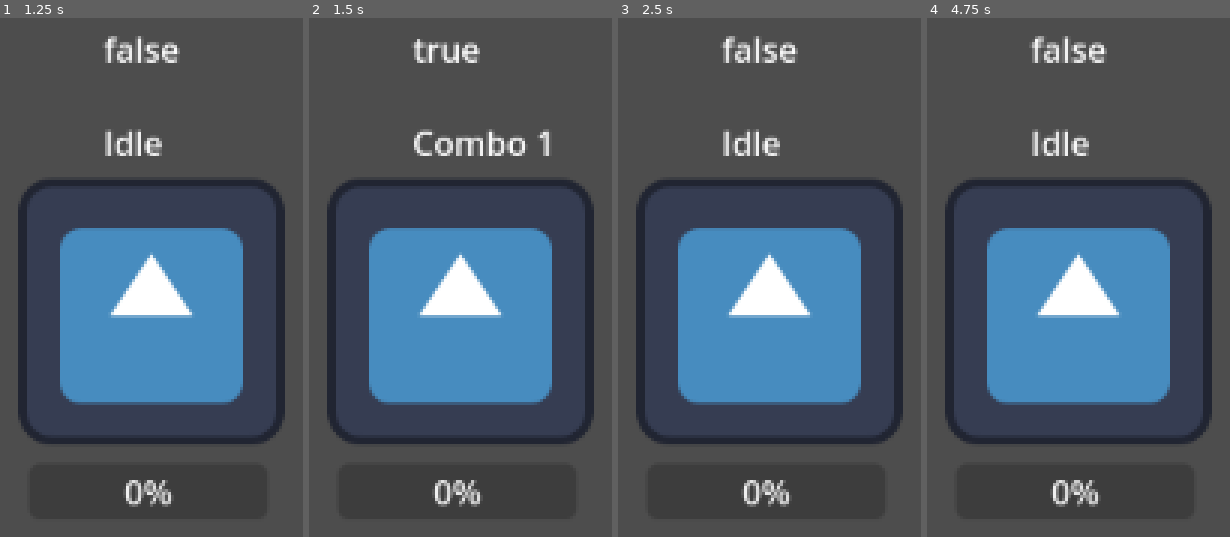
Above: before the commit, frames 1-4 (left to right).
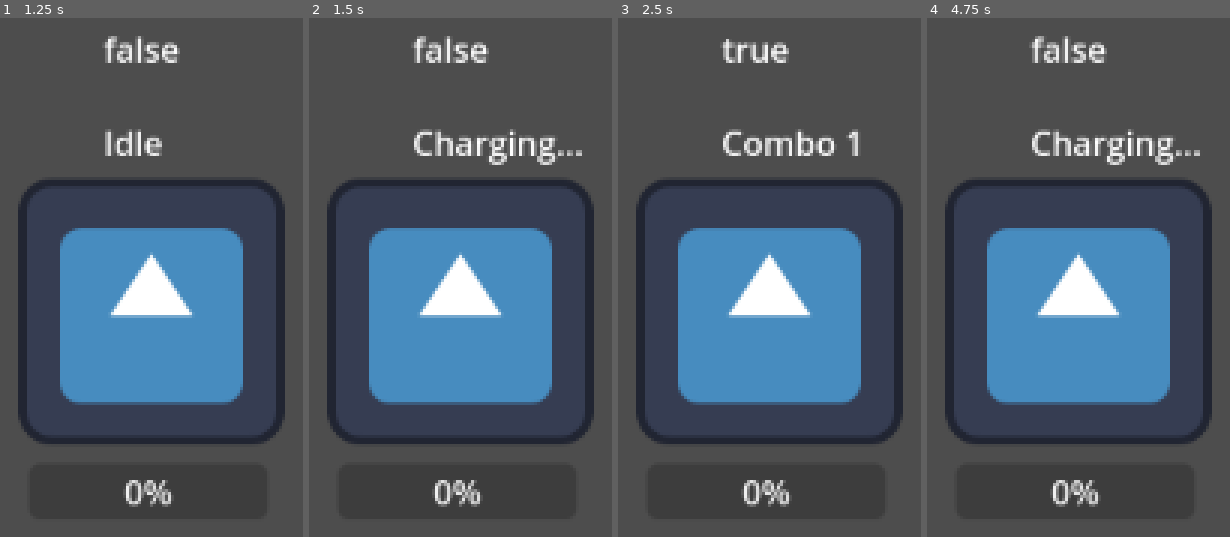
Above: after the commit, the same moments.

Repository: madsonmms/combo-and-charge
Game: Godot game, scene res://player.tscn
Two runs of this game, one before a commit and one after it. Both use one fixed random seed, a clock stepped at 60 frames per second and the inputs below. The engine's default icon, where the game draws it, is replaced by a stand-in: a white triangle on a blue panel in a dark square.
Inputs:
- Up to frame 1 (1.25 s): tap Enter at 0.5 s
- Up to frame 2 (1.5 s): tap Space at 1.25 s; hold Down (ui_down) from 1.28 s (still down)
- Up to frame 3 (2.5 s): tap Enter at 2 s; release Down (ui_down) at 2.03 s
- Up to frame 4 (4.75 s): tap Space at 2.75, 4.25 s; tap Enter at 3.5 s; hold Down (ui_down) from 3.53 s (still down)

Frame 1 is identical in both runs. In frame 2, 2.0% of the frame differs, in the area x 34-91%, y 3-29%; in frame 3, 1.9%; in frame 4, 1.4%.

Commit message:
Now it's possible to charge and release attack from each combo step

Diff:
--- a/attack_component.gd
+++ b/attack_component.gd
@@ -3,52 +3,57 @@
 
 #signal Next_Combo
 signal Combo_Finished
-signal Charge_Attack_Ready
-signal Hold_Charge
 
 @export var combo_timer : Timer
 @export var charge_timer : Timer
 @export var hold_timer: Timer
+@export var hold_threshold : float = 3
 
 var current_combo_step : int = 0
 var attacking : bool = false
+var is_holding: bool = false
 var is_charging : bool = false
 var charge_ready : bool = false
 
 func _ready() -> void:
-	hold_timer.timeout.connect(_on_holding_button)
+	hold_timer.timeout.connect(_on_hold_timeout)
 	combo_timer.timeout.connect(_on_combo_timeout)
 
+func _process(_delta: float) -> void:
+	pass
+
 func combo_handler() -> void:
-	hold_timer.start()
-
-	if current_combo_step == 0:
-		start_attack()
+	#if current_combo_step == 0:
+	is_holding = true
+	hold_timer.start(hold_threshold)
 	#elif hold_timer.is_stopped():
 		#start_charge()
-	else:
-		try_next_combo()
+
+func release_attack() -> void:
+	if is_holding:
+		if hold_timer.time_left > 0:
+			is_holding = false
+			if current_combo_step == 0:
+				start_attack()
+			else:
+				try_next_combo()
+		else:
+			start_charge_attack()
+
+
+func start_charge_attack() -> void:
+	hold_timer.stop()
+	print_debug("Charge release!")
+
 
 #Inicializa o ataque e o timer
 func start_attack() -> void:
+	hold_timer.stop()
+	is_holding = false
+	charge_ready = false
 	attacking = true
 	current_combo_step += 1
 	combo_timer.start()
-#
-#func start_charge() -> void:
-	#is_charging = true
-	#charge_timer.start()
-
-#func update_charge() -> void:
-	#if is_charging:
-		#charge_timer.timeout.connect(_charge_ready)
-	#else:
-		#start_attack()
-#
-#func _charge_ready():
-	#if is_charging:
-		#charge_ready = true
-		#Charge_Attack_Ready.emit()
 
 func try_next_combo() -> bool:
 
@@ -72,5 +77,8 @@
 	current_combo_step = 0
 	Combo_Finished.emit()
 
-func _on_holding_button() -> void:
-	hold_timer.start()
+
+func _on_hold_timeout():
+	if is_holding:
+		charge_ready = true
+		print_debug("Charge ready!")
--- a/player.gd
+++ b/player.gd
@@ -4,23 +4,35 @@
 @onready var label : Label = $Label
 @onready var label2 : Label = $Label2
 
+func _ready() -> void:
+	atkComponent.Combo_Finished.connect(_on_attack_finished)
+
 func _unhandled_input(event: InputEvent) -> void:
 	if event.is_action_pressed("ui_down"):
-		atkComponent.Combo_Finished.connect(_on_attack_finished, CONNECT_ONE_SHOT)
 		atkComponent.combo_handler()
 
-func _process(delta: float) -> void:
+	if event.is_action_released("ui_down"):
+		atkComponent.release_attack()
+
+func _process(_delta: float) -> void:
 
 	if atkComponent.attacking == true:
 		label2.text = "true"
-
-	match atkComponent.current_combo_step:
-		1:
-			label.text = "Combo 1"
-		2:
-			label.text = "Combo 2"
-		_:
-			label.text = "Idle"
+		match atkComponent.current_combo_step:
+			1:
+				label.text = "Combo 1"
+			2:
+				label.text = "Combo 2"
+			0:
+				label.text = "Idle"
+	elif atkComponent.is_holding:
+		if atkComponent.charge_ready:
+			label.text = "Charge PRONTO!"
+		else:
+			label.text = "Charging..."
+	else:
+		label.text = "Idle"
+		label2.text = "false"
 
 func _on_attack_finished():
 	label2.text = "false"
--- a/player.tscn
+++ b/player.tscn
@@ -23,7 +23,8 @@
 [node name="ChargeTimer" type="Timer" parent="AttackComponent"]
 
 [node name="HoldTimer" type="Timer" parent="AttackComponent"]
-wait_time = 0.2
+wait_time = 3.0
+one_shot = true
 
 [node name="Label" type="Label" parent="."]
 offset_left = 119.0
